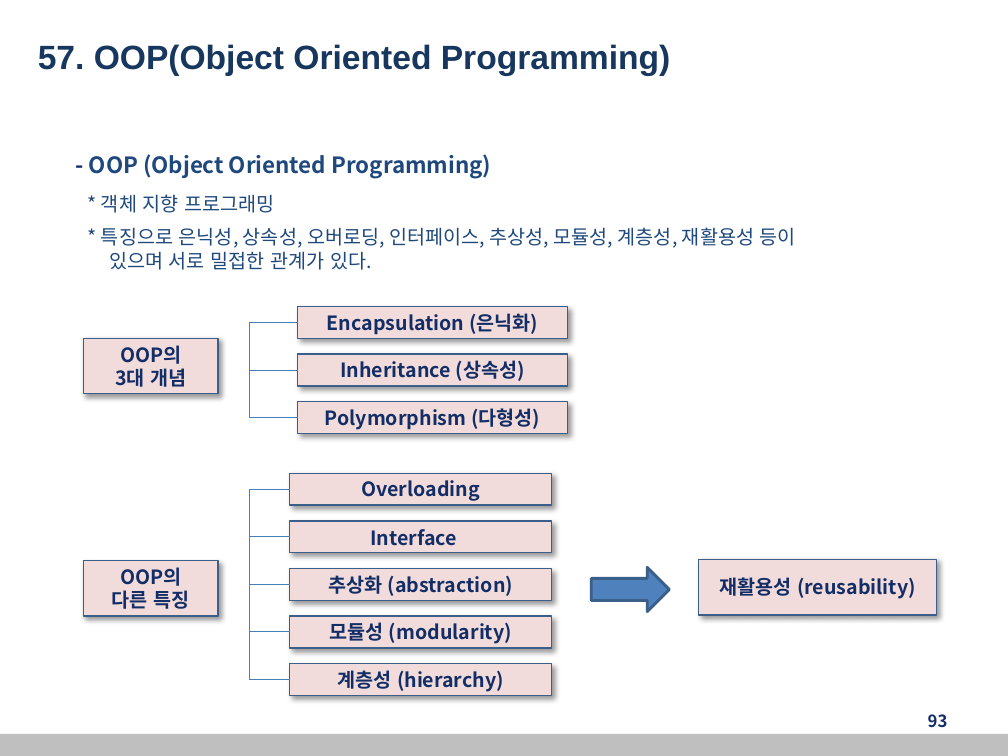
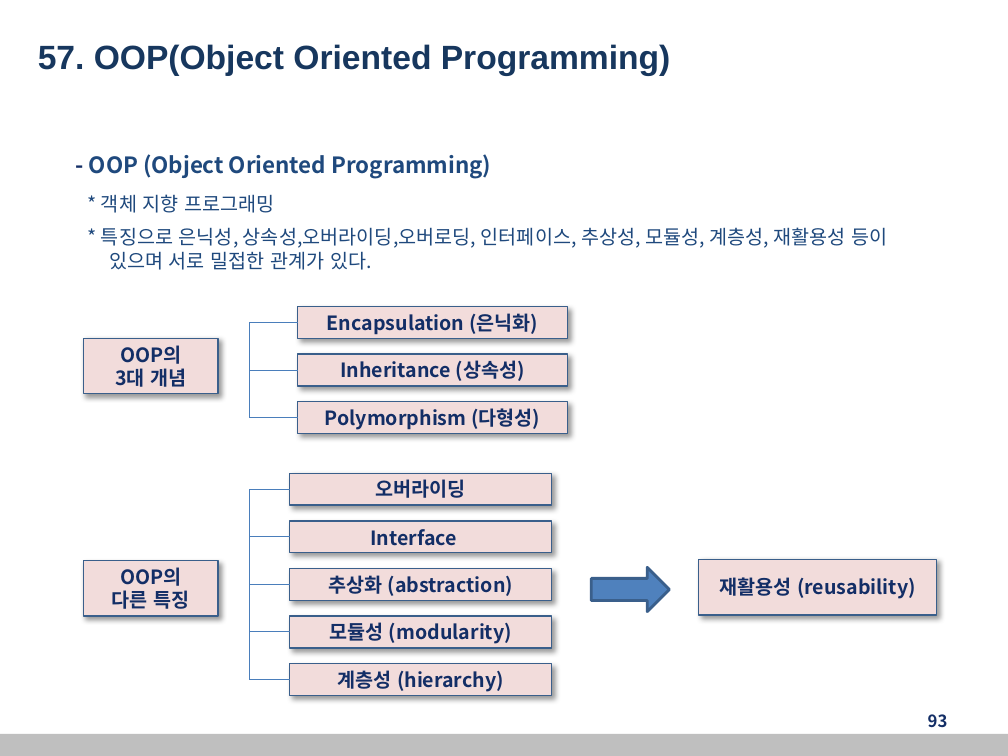
Before and after one commit to kang99king3/back-end_edu20221230, a slide deck: slide 93 of 자바교안_20221230.pptx. Drawn at 1008x756 pixels with LibreOffice and Linux fonts; fonts in the diff are those of the drawing. Boxes give left, top, right and bottom in pixels: in the first picture for what was removed or moved away, otherwise in the second. Text is boxed around its words. In the diff, an @@ line names an element or a change of style, - is before the commit and + after.

```diff
--- a/자바교안_20221230.pptx
+++ b/자바교안_20221230.pptx
@@ text at [101,227,887,248]: text changed @@
-* 특징으로 은닉성, 상속성, 오버로딩, 인터페이스, 추상성, 모듈성, 계층성, 재활용성 등이
+* 특징으로 은닉성, 상속성,오버라이딩,오버로딩, 인터페이스, 추상성, 모듈성, 계층성, 재활용성 등이
@@ text in rectangle at [375,479,465,498]: text changed @@
-Overloading
+오버라이딩
```
Also in this commit, not shown: 49 other slides changed.
